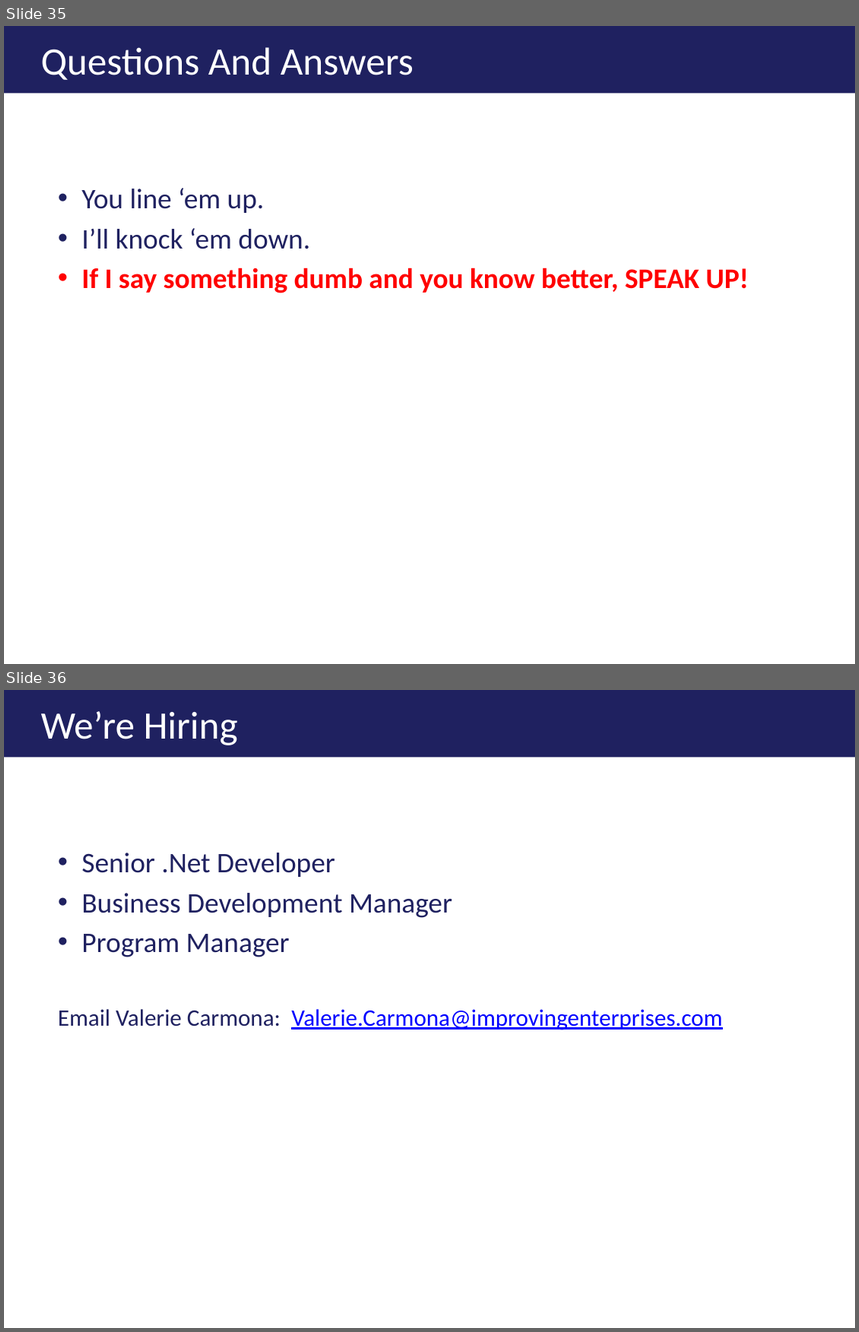
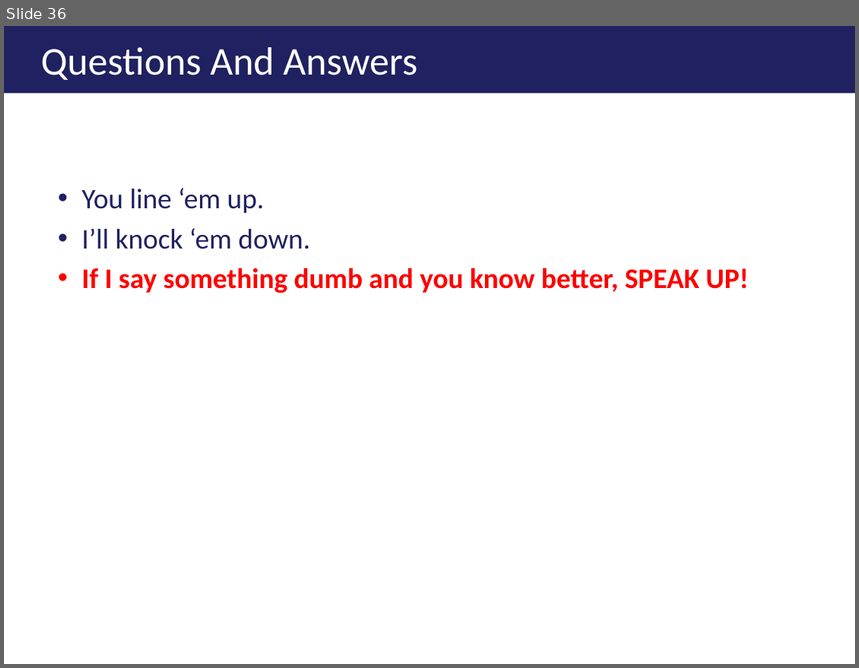
Before and after one commit to ericburcham/THasyINKnc, a slide deck: Presentation/THasINKync - 4x3.pptx. Shown one above the other, each under a label of ours: slides 35 and 36 before the commit, slide 36 after it. The pictures are 859x1332 and 859x668 pixels, drawn with LibreOffice and Linux fonts; fonts in the diff are those of the drawing; background and template pictures are left out. Boxes give left, top, right and bottom in pixels: in the first picture for what was removed or moved away, otherwise in the second. Text is boxed around its words. In the diff, an @@ line names an element or a change of style, - is before the commit and + after.

```diff
--- a/Presentation/THasINKync - 4x3.pptx
+++ b/Presentation/THasINKync - 4x3.pptx
@@ slide 36 removed at box(4, 690, 855, 1328), background #FFFFFF @@
@@ title removed at box(4, 690, 855, 757) @@
-We’re Hiring
@@ text removed at box(58, 853, 722, 1030) @@
-• Senior .Net Developer
-• Business Development Manager
-• Program Manager
-Email Valerie Carmona: Valerie.Carmona@improvingenterprises.com
@@ what was slide 35 is now slide 36 @@
@@ slide 36 changed as well @@
@@ title "Questions And Answers" at box(4, 26, 855, 93): size 24.8 to 25 pt; indent changed @@
```
Also in this commit, not shown: 33 other slides changed, 2 slides added, 1 other slide removed, 1 other file.
